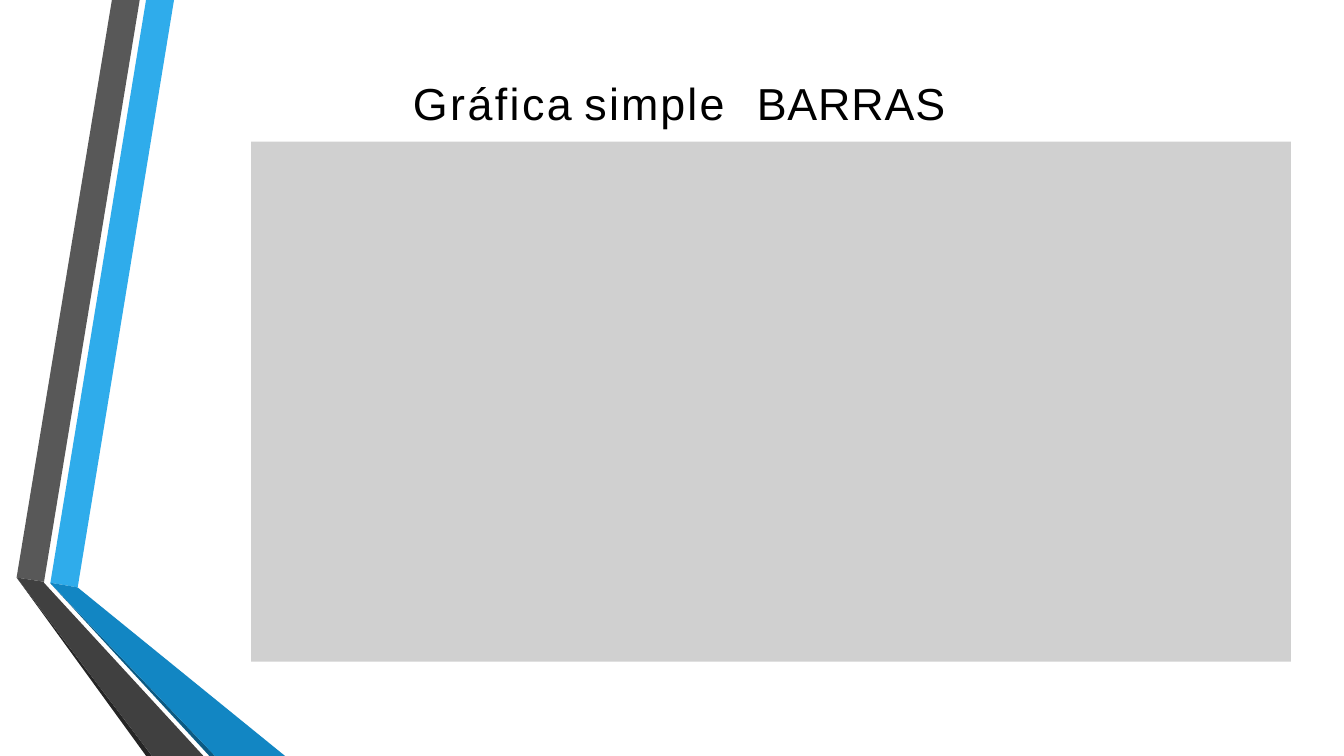
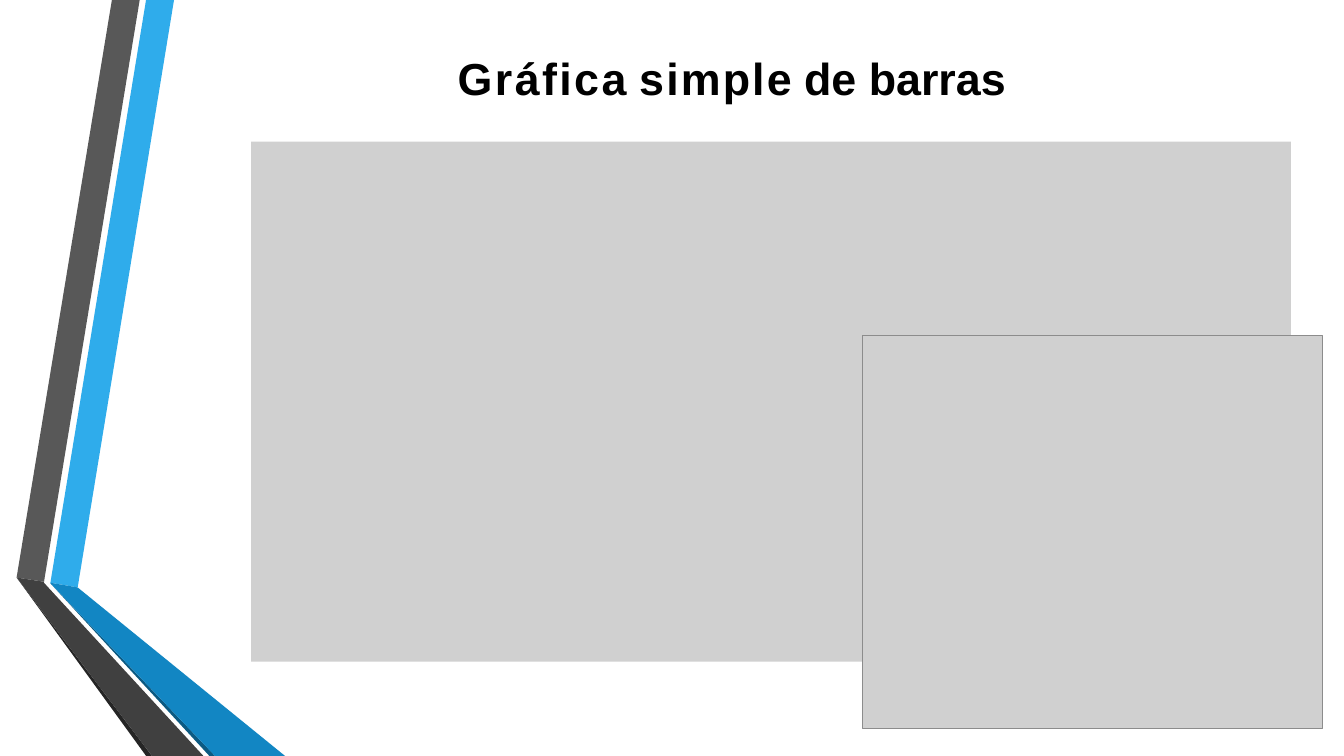
Before and after one commit to lizetheP/Programacion, a slide deck: slide 14 of CalendarioAgo2022/presentaciones/Gráficas-Matplotib.pptx (slide 13 before the commit). Drawn at 1344x756 pixels with LibreOffice and Linux fonts; fonts in the diff are those of the drawing; grey boxes stand for pictures; background and template pictures are left out. Boxes give left, top, right and bottom in pixels: in the first picture for what was removed or moved away, otherwise in the second. Text is boxed around its words. In the diff, an @@ line names an element or a change of style, - is before the commit and + after.

```diff
--- a/CalendarioAgo2022/presentaciones/Gráficas-Matplotib.pptx
+++ b/CalendarioAgo2022/presentaciones/Gráficas-Matplotib.pptx
@@ text at bbox=[458, 62, 1006, 104]: text changed; bold on @@
-Gráfica simple
+Gráfica simple de barras
@@ text removed at bbox=[757, 88, 945, 121] @@
-BARRAS
@@ picture added at bbox=[863, 336, 1323, 728] @@
```
Also in this commit, not shown: 6 other slides changed, 1 slide added, 3 slides removed, 28 other files.
